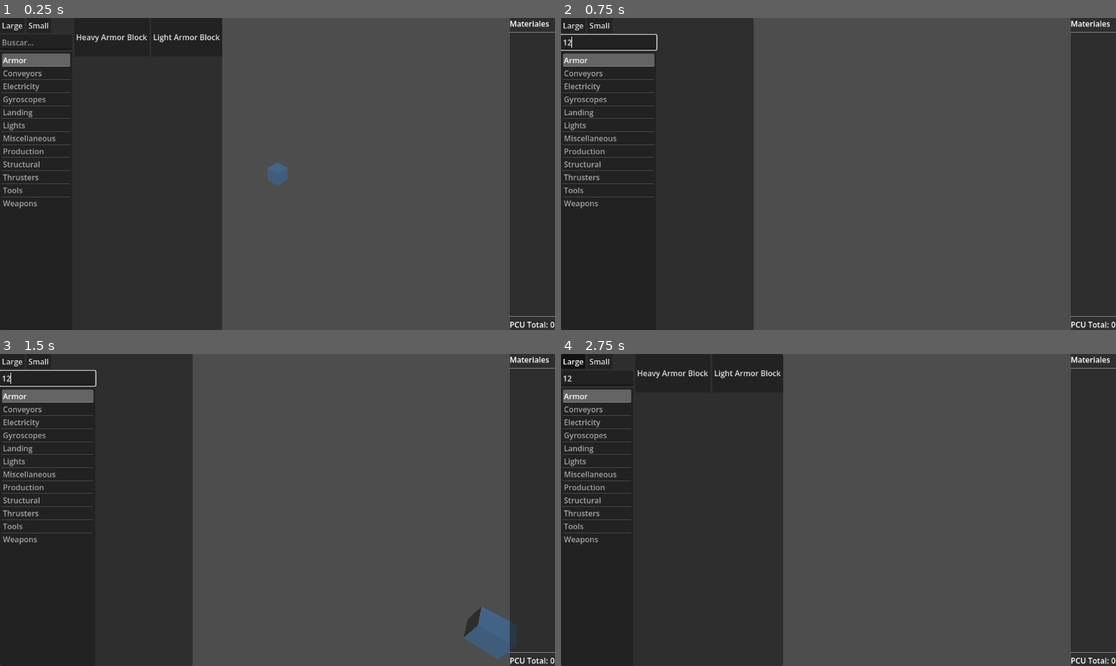
Above: before the commit, frames 1-4 (two rows, left to right).
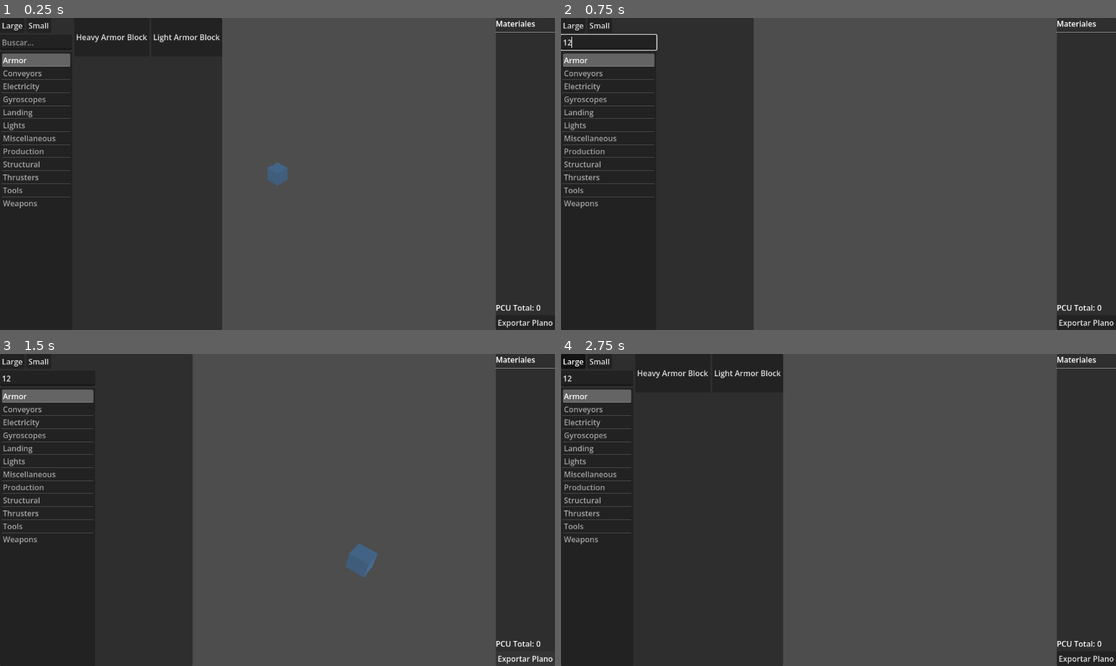
Above: after the commit, the same moments.

Repository: rochbe02/SpaceEngineersBuilder
Game: Godot game, scene res://scenes/Main.tscn
The game is run twice, just before and just after one commit, with the same random seed, the same clock (stepped at 60 frames per second) and the same inputs.
Inputs (mouse positions are in pixels of both pictures, inside the frame that each line leads up to):
- Up to frame 1 (0.25 s): no input
- Up to frame 2 (0.75 s): click (599, 42) at 0.52 s; type "12" at 0.6 s
- Up to frame 3 (1.5 s): click (527, 659) at 1.25 s, where only the run after the commit has a clickable "Exportar Plano"
- Up to frame 4 (2.75 s): click "Large" at 2 s

The runs differ from the first frame. In frame 1, 2.8% of the frame differs, in the area x 89-100%, y 0-100%; in frame 2, 2.8%; in frame 3, 3.9%, in the area x 0-100%, y 0-100%; in frame 4, 2.8%.

Commit message:
Export de planos con 4 vistas ortogonales funcionando

Diff:
--- /dev/null
+++ b/space-engineers-builder/scenes/BlueprintExport.tscn
@@ -0,0 +1,58 @@
+[gd_scene format=3 uid="uid://dr6gr06rf6dox"]
+
+[ext_resource type="Script" uid="uid://bixiaguoxowuc" path="res://scripts/BlueprintExporter.gd" id="1_ycyfl"]
+
+[node name="BlueprintExport" type="Node" unique_id=179724670]
+script = ExtResource("1_ycyfl")
+
+[node name="SubViewportContainer(Top)" type="SubViewportContainer" parent="." unique_id=1544350868]
+visible = false
+offset_right = 512.0
+offset_bottom = 512.0
+
+[node name="SubViewport" type="SubViewport" parent="SubViewportContainer(Top)" unique_id=631588204]
+handle_input_locally = false
+render_target_update_mode = 0
+
+[node name="Camera3D" type="Camera3D" parent="SubViewportContainer(Top)/SubViewport" unique_id=1127707165]
+transform = Transform3D(20, 0, 0, 0, -8.742278e-07, 20, 0, -20, -8.742278e-07, 0, 50, 0)
+projection = 1
+
+[node name="SubViewportContainer(Front)" type="SubViewportContainer" parent="." unique_id=96241276]
+visible = false
+offset_right = 512.0
+offset_bottom = 512.0
+
+[node name="SubViewport" type="SubViewport" parent="SubViewportContainer(Front)" unique_id=661786739]
+handle_input_locally = false
+render_target_update_mode = 0
+
+[node name="Camera3D" type="Camera3D" parent="SubViewportContainer(Front)/SubViewport" unique_id=1087509392]
+transform = Transform3D(20, 0, 0, 0, 20, 0, 0, 0, 20, 0, 0, 50)
+projection = 1
+
+[node name="SubViewportContainer(Side)" type="SubViewportContainer" parent="." unique_id=299848890]
+visible = false
+offset_right = 512.0
+offset_bottom = 512.0
+
+[node name="SubViewport" type="SubViewport" parent="SubViewportContainer(Side)" unique_id=1825226566]
+handle_input_locally = false
+render_target_update_mode = 0
+
+[node name="Camera3D" type="Camera3D" parent="SubViewportContainer(Side)/SubViewport" unique_id=493328500]
+transform = Transform3D(-8.742278e-07, 0, -20, 0, 20, 0, 20, 0, -8.742278e-07, 50, 0, 0)
+projection = 1
+
+[node name="SubViewportContainer(Iso)" type="SubViewportContainer" parent="." unique_id=1206857105]
+visible = false
+offset_right = 512.0
+offset_bottom = 512.0
+
+[node name="SubViewport" type="SubViewport" parent="SubViewportContainer(Iso)" unique_id=1918458191]
+handle_input_locally = false
+render_target_update_mode = 0
+
+[node name="Camera3D" type="Camera3D" parent="SubViewportContainer(Iso)/SubViewport" unique_id=402096722]
+transform = Transform3D(14.142136, -8.111596, 11.584559, 0, 16.383041, 11.471529, -14.142136, -8.111596, 11.584559, 30, 30, 30)
+projection = 1
--- a/space-engineers-builder/scenes/Main.tscn
+++ b/space-engineers-builder/scenes/Main.tscn
@@ -1,10 +1,13 @@
 [gd_scene format=3 uid="uid://y0tim6d7nycm"]
 
 [ext_resource type="PackedScene" uid="uid://cmn4jie51v55l" path="res://scenes/Viewport3D.tscn" id="1_elqb8"]
+[ext_resource type="Script" uid="uid://ub4r3gqvx8ft" path="res://scripts/Main.gd" id="1_vcsgt"]
 [ext_resource type="PackedScene" uid="uid://bxymxbcipuxd3" path="res://scenes/ui/BlockCatalog.tscn" id="2_rvslj"]
 [ext_resource type="PackedScene" uid="uid://ckyit8i24xfxs" path="res://scenes/ui/MaterialsPanel.tscn" id="3_0bbpv"]
+[ext_resource type="PackedScene" uid="uid://dr6gr06rf6dox" path="res://scenes/BlueprintExport.tscn" id="4_rarhs"]
 
 [node name="Node" type="Node" unique_id=844077303]
+script = ExtResource("1_vcsgt")
 
 [node name="Viewport3D" parent="." unique_id=490720900 instance=ExtResource("1_elqb8")]
 
@@ -20,7 +23,10 @@
 offset_left = -94.0
 grow_horizontal = 0
 
+[node name="BlueprintExport" parent="." unique_id=179724670 instance=ExtResource("4_rarhs")]
+
 [connection signal="block_placed" from="Viewport3D" to="CanvasLayer/MaterialsPanel" method="_on_viewport_3d_block_placed"]
 [connection signal="block_removed" from="Viewport3D" to="CanvasLayer/MaterialsPanel" method="_on_viewport_3d_block_removed"]
 [connection signal="block_selected" from="CanvasLayer/BlockCatalog" to="Viewport3D" method="_on_block_catalog_block_selected"]
 [connection signal="size_changed" from="CanvasLayer/BlockCatalog" to="Viewport3D" method="_on_block_catalog_size_changed"]
+[connection signal="exportar_plano" from="CanvasLayer/MaterialsPanel" to="." method="_on_materials_panel_exportar_plano"]
--- a/space-engineers-builder/scenes/ui/MaterialsPanel.tscn
+++ b/space-engineers-builder/scenes/ui/MaterialsPanel.tscn
@@ -40,3 +40,7 @@
 [node name="PCUValue" type="Label" parent="VBoxContainer/HBoxContainer" unique_id=1763118862]
 layout_mode = 2
 text = "0"
+
+[node name="BtnExportar" type="Button" parent="VBoxContainer" unique_id=476270254]
+layout_mode = 2
+text = "Exportar Plano"
--- a/space-engineers-builder/scripts/BlueprintExporter.gd
+++ b/space-engineers-builder/scripts/BlueprintExporter.gd
@@ -1,11 +1,93 @@
 extends Node
 
+@onready var cam_top = $"SubViewportContainer(Top)/SubViewport/Camera3D"
+@onready var cam_front = $"SubViewportContainer(Front)/SubViewport/Camera3D"
+@onready var cam_side = $"SubViewportContainer(Side)/SubViewport/Camera3D"
+@onready var cam_iso = $"SubViewportContainer(Iso)/SubViewport/Camera3D"
 
-# Called when the node enters the scene tree for the first time.
-func _ready() -> void:
-	pass # Replace with function body.
+@onready var vp_top = $"SubViewportContainer(Top)/SubViewport"
+@onready var vp_front = $"SubViewportContainer(Front)/SubViewport"
+@onready var vp_side = $"SubViewportContainer(Side)/SubViewport"
+@onready var vp_iso = $"SubViewportContainer(Iso)/SubViewport"
 
+func setup_cameras(placed_blocks: Dictionary, grid_map: GridMap):
+	if placed_blocks.is_empty():
+		return
 
-# Called every frame. 'delta' is the elapsed time since the previous frame.
-func _process(delta: float) -> void:
-	pass
+	# Compartir el mundo 3D del viewport principal
+	var main_world = grid_map.get_world_3d()
+	vp_top.world_3d = main_world
+	vp_front.world_3d = main_world
+	vp_side.world_3d = main_world
+	vp_iso.world_3d = main_world
+
+	# Calcular bounding box
+	var min_cell = Vector3i(999, 999, 999)
+	var max_cell = Vector3i(-999, -999, -999)
+
+	for cell in placed_blocks:
+		min_cell.x = min(min_cell.x, cell.x)
+		min_cell.y = min(min_cell.y, cell.y)
+		min_cell.z = min(min_cell.z, cell.z)
+		max_cell.x = max(max_cell.x, cell.x)
+		max_cell.y = max(max_cell.y, cell.y)
+		max_cell.z = max(max_cell.z, cell.z)
+
+	var center = grid_map.map_to_local((min_cell + max_cell) / 2)
+	var size = max_cell - min_cell
+	var max_size = max(max(size.x, size.y), size.z) + 5.0
+	var distance = max_size * 2.0
+
+	cam_top.position = center + Vector3(0, distance, 0)
+	cam_top.look_at(center, Vector3(0, 0, -1))
+	cam_top.size = max_size
+
+	cam_front.position = center + Vector3(0, 0, distance)
+	cam_front.look_at(center, Vector3.UP)
+	cam_front.size = max_size
+
+	cam_side.position = center + Vector3(distance, 0, 0)
+	cam_side.look_at(center, Vector3.UP)
+	cam_side.size = max_size
+
+	cam_iso.position = center + Vector3(distance, distance, distance)
+	cam_iso.look_at(center, Vector3.UP)
+	cam_iso.size = max_size
+
+func export_blueprint(path: String):
+	# Activar viewports temporalmente
+	vp_top.render_target_update_mode = SubViewport.UPDATE_ONCE
+	vp_front.render_target_update_mode = SubViewport.UPDATE_ONCE
+	vp_side.render_target_update_mode = SubViewport.UPDATE_ONCE
+	vp_iso.render_target_update_mode = SubViewport.UPDATE_ONCE
+
+	# Esperar varios frames para que rendericen
+	await get_tree().process_frame
+	await get_tree().process_frame
+	await get_tree().process_frame
+	await get_tree().process_frame
+
+	var img_top = vp_top.get_texture().get_image()
+	var img_front = vp_front.get_texture().get_image()
+	var img_side = vp_side.get_texture().get_image()
+	var img_iso = vp_iso.get_texture().get_image()
+
+	# Convertir todas al mismo formato
+	img_top.convert(Image.FORMAT_RGBA8)
+	img_front.convert(Image.FORMAT_RGBA8)
+	img_side.convert(Image.FORMAT_RGBA8)
+	img_iso.convert(Image.FORMAT_RGBA8)
+
+	var w = img_top.get_width()
+	var h = img_top.get_height()
+	var final_img = Image.create(w * 2, h * 2, false, Image.FORMAT_RGBA8)
+
+	final_img.blit_rect(img_top, Rect2i(0, 0, w, h), Vector2i(0, 0))
+	final_img.blit_rect(img_front, Rect2i(0, 0, w, h), Vector2i(w, 0))
+	final_img.blit_rect(img_side, Rect2i(0, 0, w, h), Vector2i(0, h))
+	final_img.blit_rect(img_iso, Rect2i(0, 0, w, h), Vector2i(w, h))
+
+	var time = Time.get_datetime_string_from_system().replace(":", "-")
+	var final_path = "user://plano_" + time + ".png"
+	final_img.save_png(final_path)
+	print("Plano exportado en: ", final_path)
--- a/space-engineers-builder/scripts/Main.gd
+++ b/space-engineers-builder/scripts/Main.gd
@@ -1,11 +1,25 @@
 extends Node
 
+@onready var blueprint_export = $BlueprintExport
+@onready var viewport_3d = $Viewport3D
 
-# Called when the node enters the scene tree for the first time.
-func _ready() -> void:
-	pass # Replace with function body.
+func _on_materials_panel_exportar_plano():
+	var grid_map = viewport_3d.get_node("GridMap")
+	var placed_blocks = viewport_3d.placed_blocks
+	var block_preview = viewport_3d.get_node("BlockPreview")
 
+	# Mover el preview fuera de la escena
+	var original_pos = block_preview.position
+	block_preview.position = Vector3(9999, 9999, 9999)
+	block_preview.visible = false
 
-# Called every frame. 'delta' is the elapsed time since the previous frame.
-func _process(delta: float) -> void:
-	pass
+	await get_tree().process_frame
+	await get_tree().process_frame
+
+	blueprint_export.setup_cameras(placed_blocks, grid_map)
+	await blueprint_export.export_blueprint("user://plano_nave.png")
+
+	# Restaurar preview
+	block_preview.position = original_pos
+	block_preview.visible = true
+	print("Plano guardado en: ", OS.get_user_data_dir())
--- a/space-engineers-builder/scripts/MaterialsPanel.gd
+++ b/space-engineers-builder/scripts/MaterialsPanel.gd
@@ -1,10 +1,16 @@
 extends PanelContainer
+signal exportar_plano
 
 @onready var materials_list: VBoxContainer = $VBoxContainer/ScrollContainer/MaterialsList
 @onready var pcu_value: Label = $VBoxContainer/HBoxContainer/PCUValue
+@onready var btn_exportar: Button = $VBoxContainer/BtnExportar
 
 func _ready():
 	print("MaterialsPanel listo")
+	btn_exportar.pressed.connect(_on_exportar_pressed)
+
+func _on_exportar_pressed():
+	emit_signal("exportar_plano")
 
 func update_stats(placed_blocks: Dictionary):
 	for child in materials_list.get_children():
